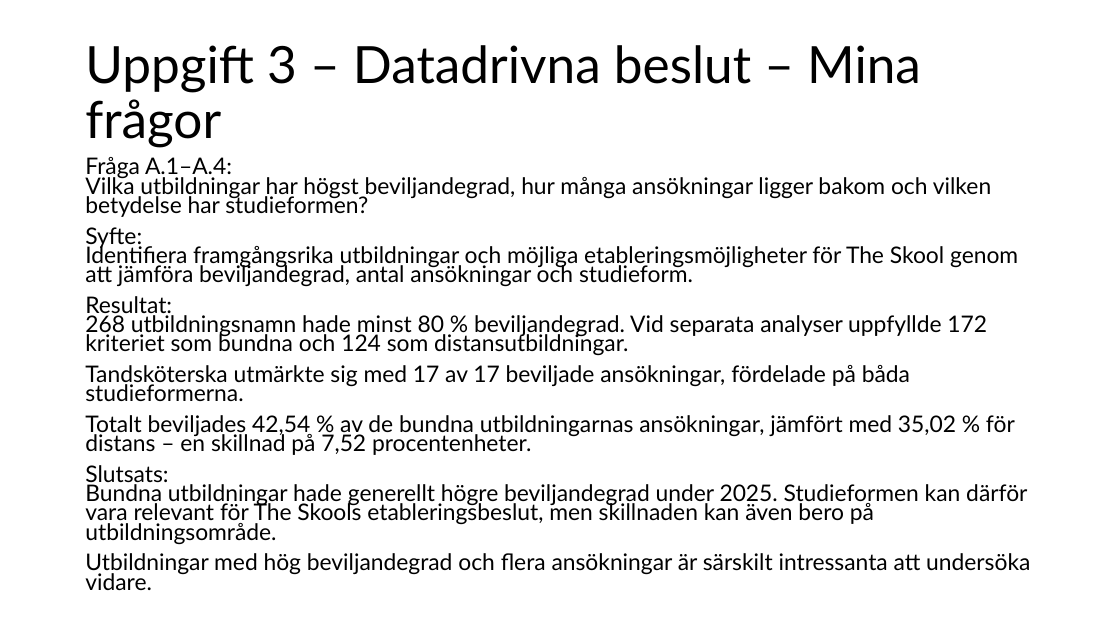
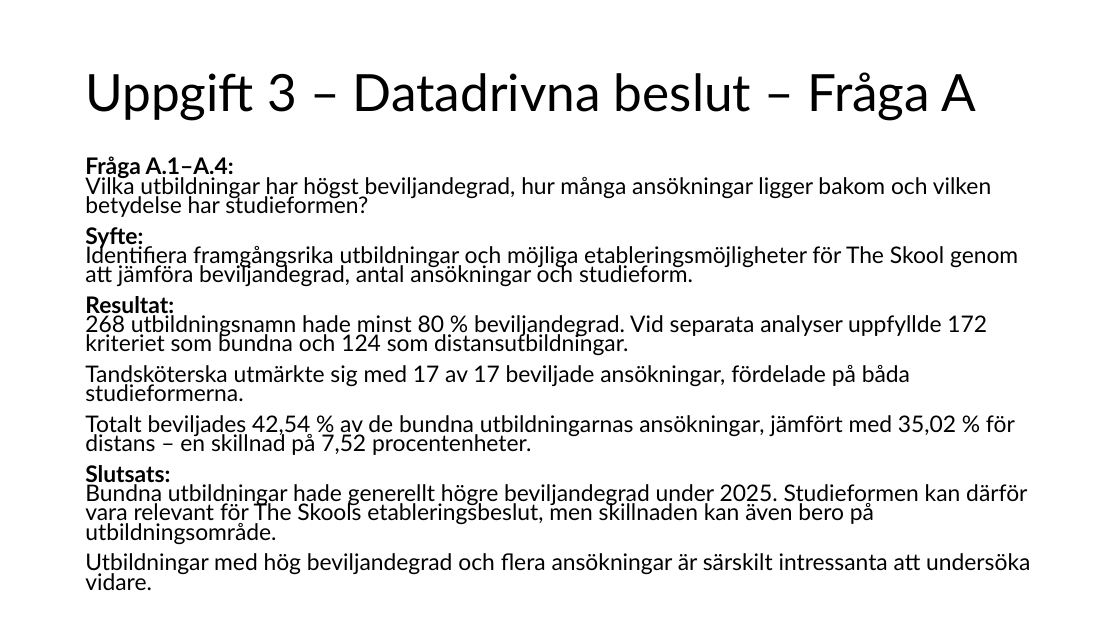
Before and after one commit to dosselicious/the_skool_jens_dossel, a slide deck: slide 14 of The Skool - Jens Dossel.pptx. Drawn at 1120x630 pixels with LibreOffice and Linux fonts; fonts in the diff are those of the drawing. Boxes give left, top, right and bottom in pixels: in the first picture for what was removed or moved away, otherwise in the second. Text is boxed around its words. In the diff, an @@ line names an element or a change of style, - is before the commit and + after.

```diff
--- a/The Skool - Jens Dossel.pptx
+++ b/The Skool - Jens Dossel.pptx
@@ title at (85, 72, 976, 120): text changed @@
-Uppgift 3 – Datadrivna beslut – Mina frågor
+Uppgift 3 – Datadrivna beslut – Fråga A
@@ text at (85, 156, 1027, 544): bold on in "Fråga A.1–A.4:", "Syfte:", "Resultat:", "Slutsats:" @@
```
Also in this commit, not shown: 1 slide added.
